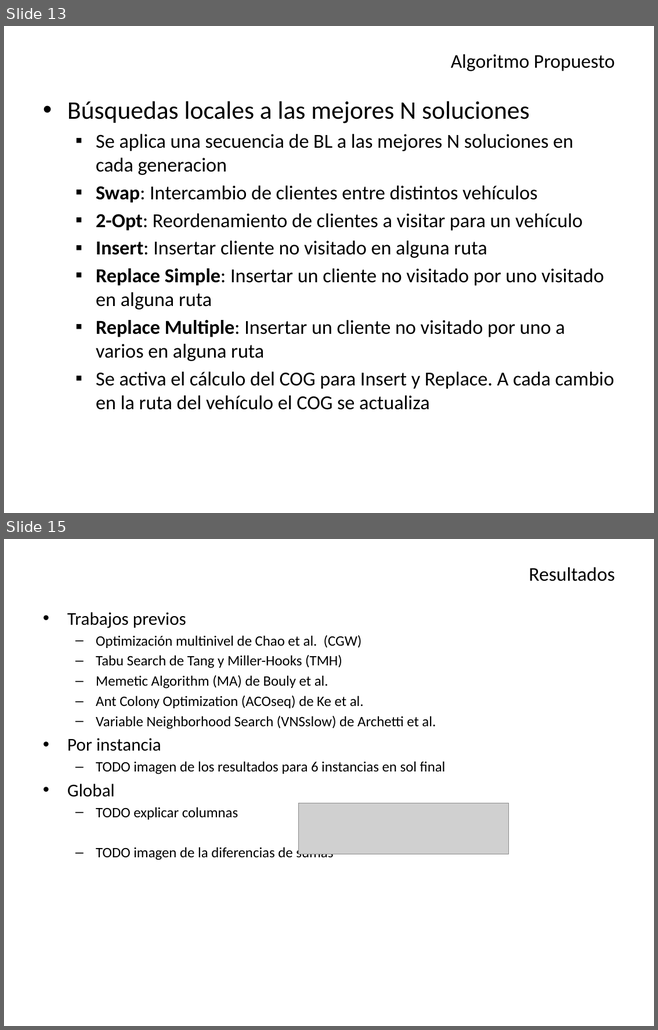
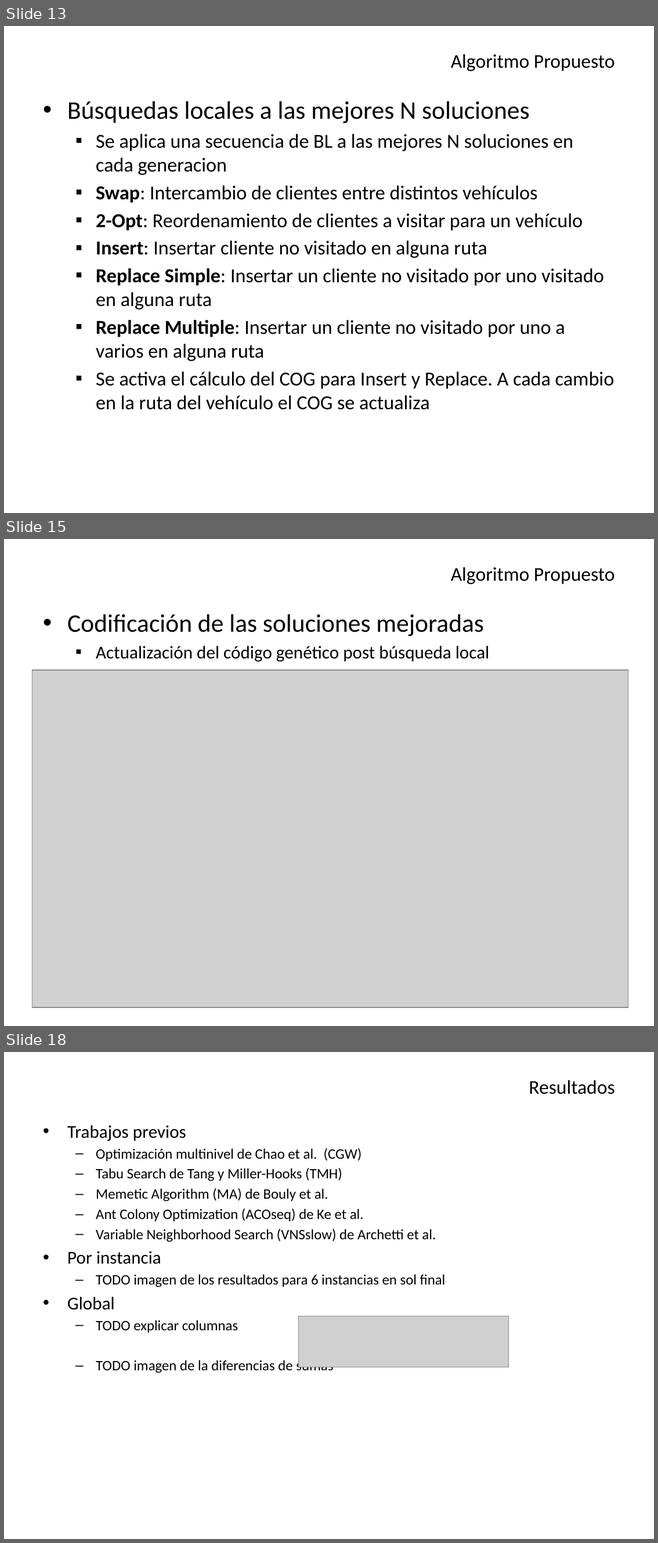
Before and after one commit to Aleitox/TopBrkga, a slide deck: TesisPaper/Defensa/Biased Random Key Genetic Algorithm.pptx. Shown one above the other, each under a label of ours: slides 13 and 15 before the commit, slides 13, 15 and 18 after it; the slides between them are not shown. The pictures are 658x1030 and 658x1543 pixels, drawn with LibreOffice and Linux fonts; fonts in the diff are those of the drawing; grey boxes stand for pictures. Boxes give left, top, right and bottom in pixels: in the first picture for what was removed or moved away, otherwise in the second. Text is boxed around its words. In the diff, an @@ line names an element or a change of style, - is before the commit and + after.

```diff
--- a/TesisPaper/Defensa/Biased Random Key Genetic Algorithm.pptx
+++ b/TesisPaper/Defensa/Biased Random Key Genetic Algorithm.pptx
@@ slide 15 added at (4,539,654,1026), background #FFFFFF @@
@@ title added at (451,567,615,584), 21.6 pt, text #000000 @@
+Algoritmo Propuesto
@@ text added at (67,614,489,662), 20 pt, text #000000 @@
+• Codificación de las soluciones mejoradas
+  ▪ Actualización del código genético post búsqueda local
@@ picture added at (32,670,628,1008) @@
@@ what was slide 15 is now slide 18 @@
```
Also in this commit, not shown: 3 slides changed, 3 other slides added, 2 other files.
